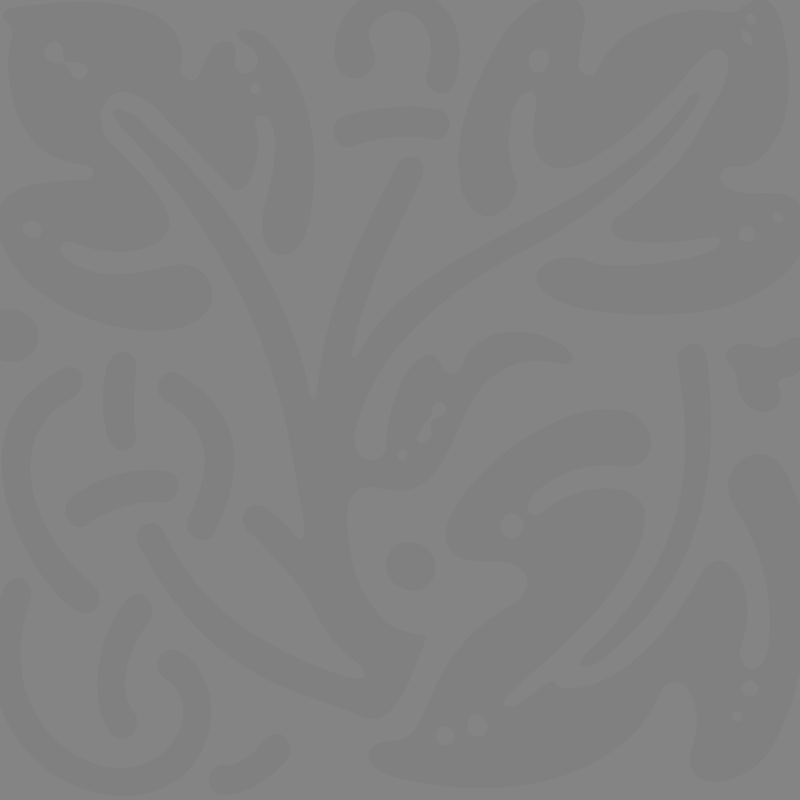
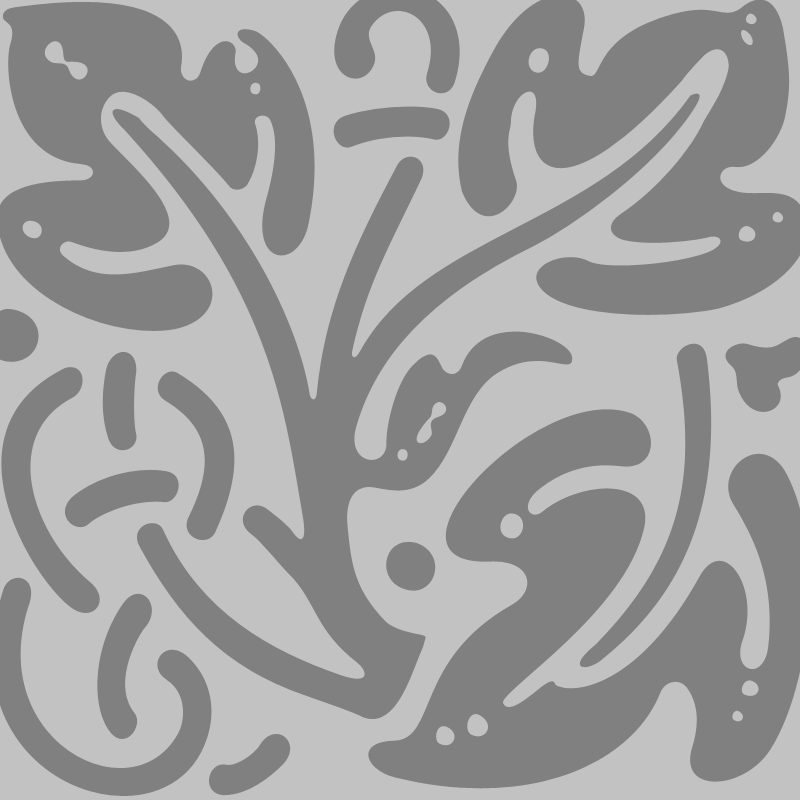
Comparing the layer stacks of the two 800×800 images. Changes:
"Shape 1": opacity 3% → 52% over (0, 0, 800, 800)
